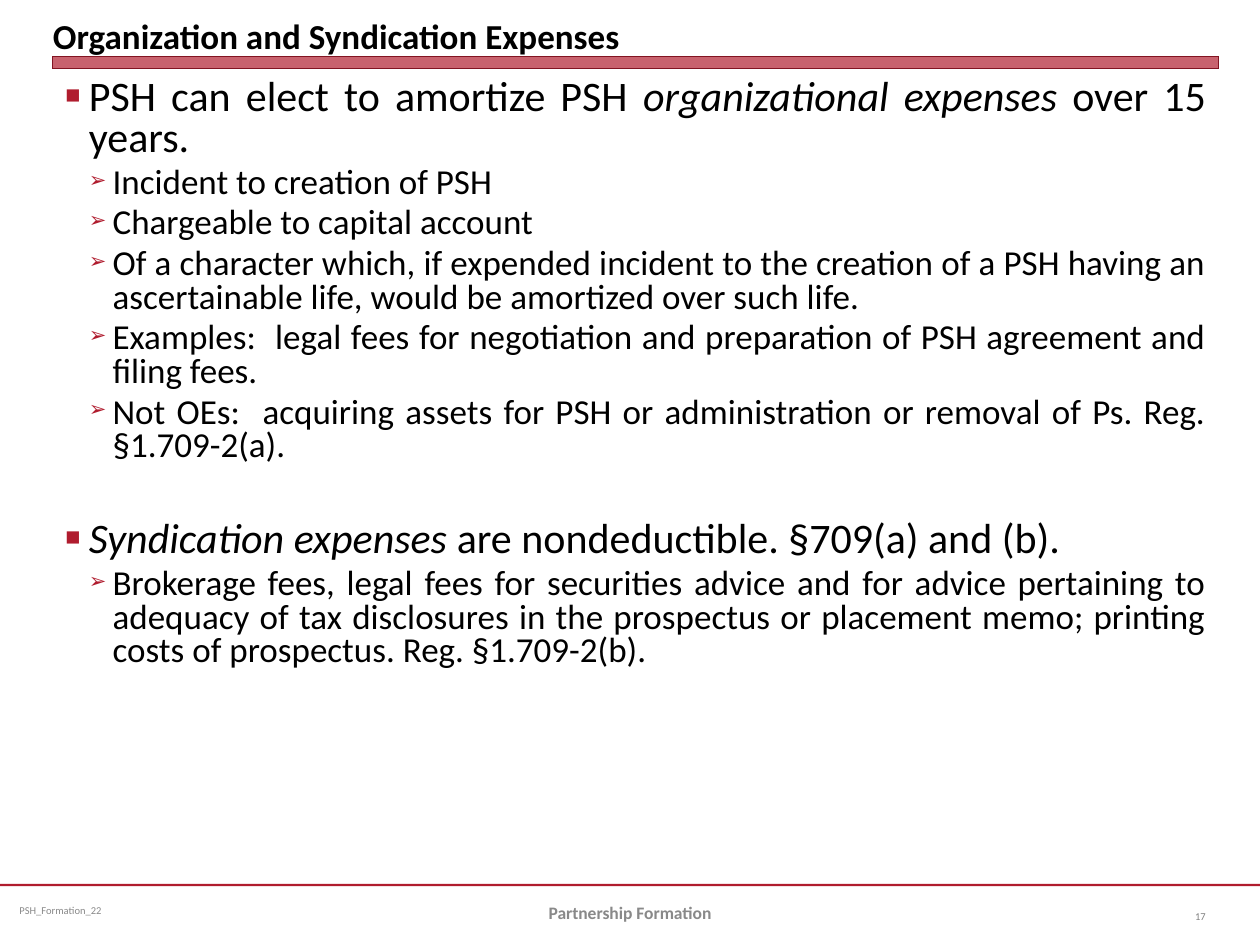
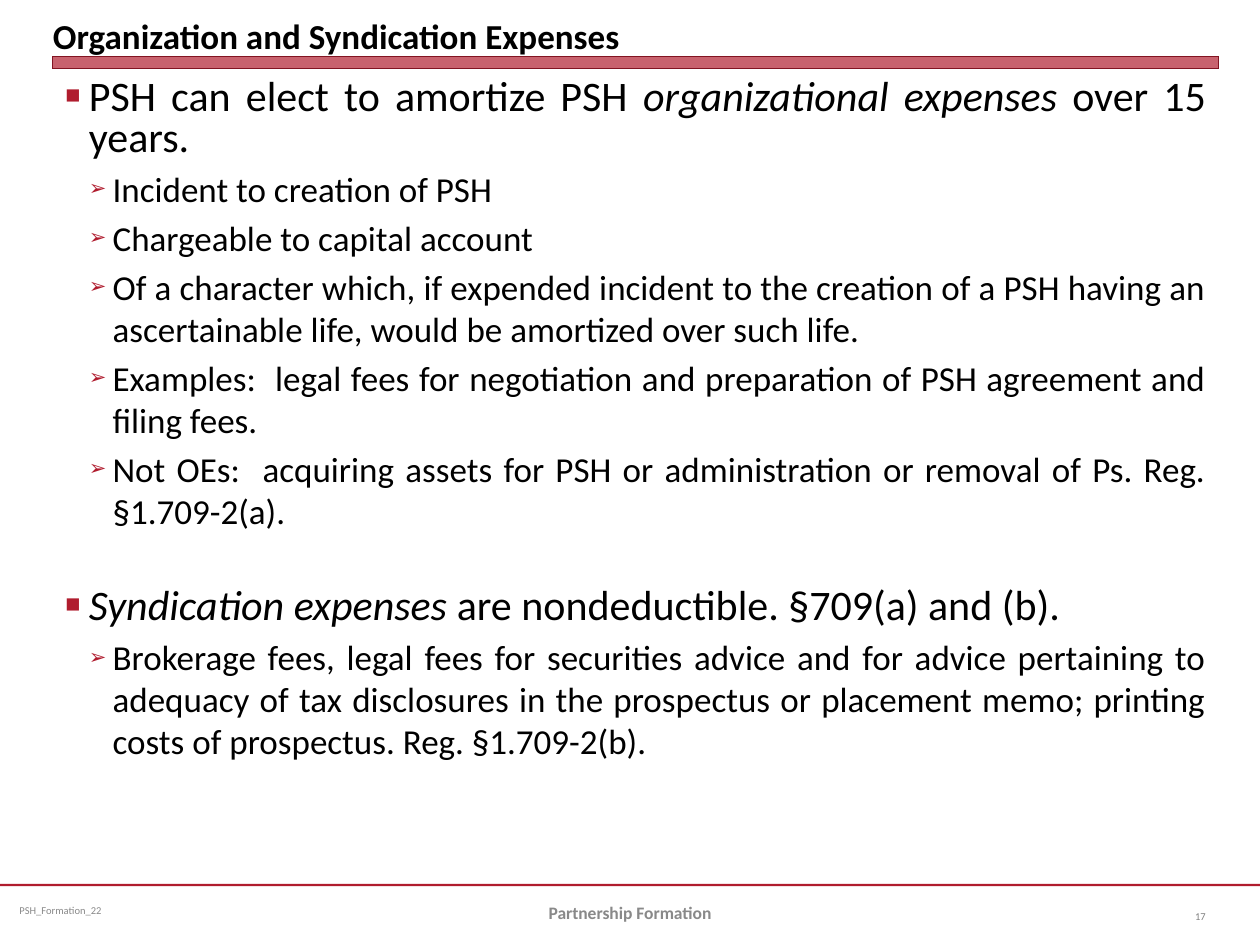
Before and after one commit to jmc877/Partnership-Tax, a slide deck: slide 17 of slides/PSH_Formation_22.pptx. Drawn at 1260x945 pixels with LibreOffice and Linux fonts; fonts in the diff are those of the drawing. Boxes give left, top, right and bottom in pixels: in the first picture for what was removed or moved away, otherwise in the second. Text is boxed around its words. In the diff, an @@ line names an element or a change of style, - is before the commit and + after.

```diff
--- a/slides/PSH_Formation_22.pptx
+++ b/slides/PSH_Formation_22.pptx
@@ text at <box>113,177,1205,760</box>: line spacing 0.8 to 1 @@
```
Also in this commit, not shown: 3 other slides changed, 5 other files.
